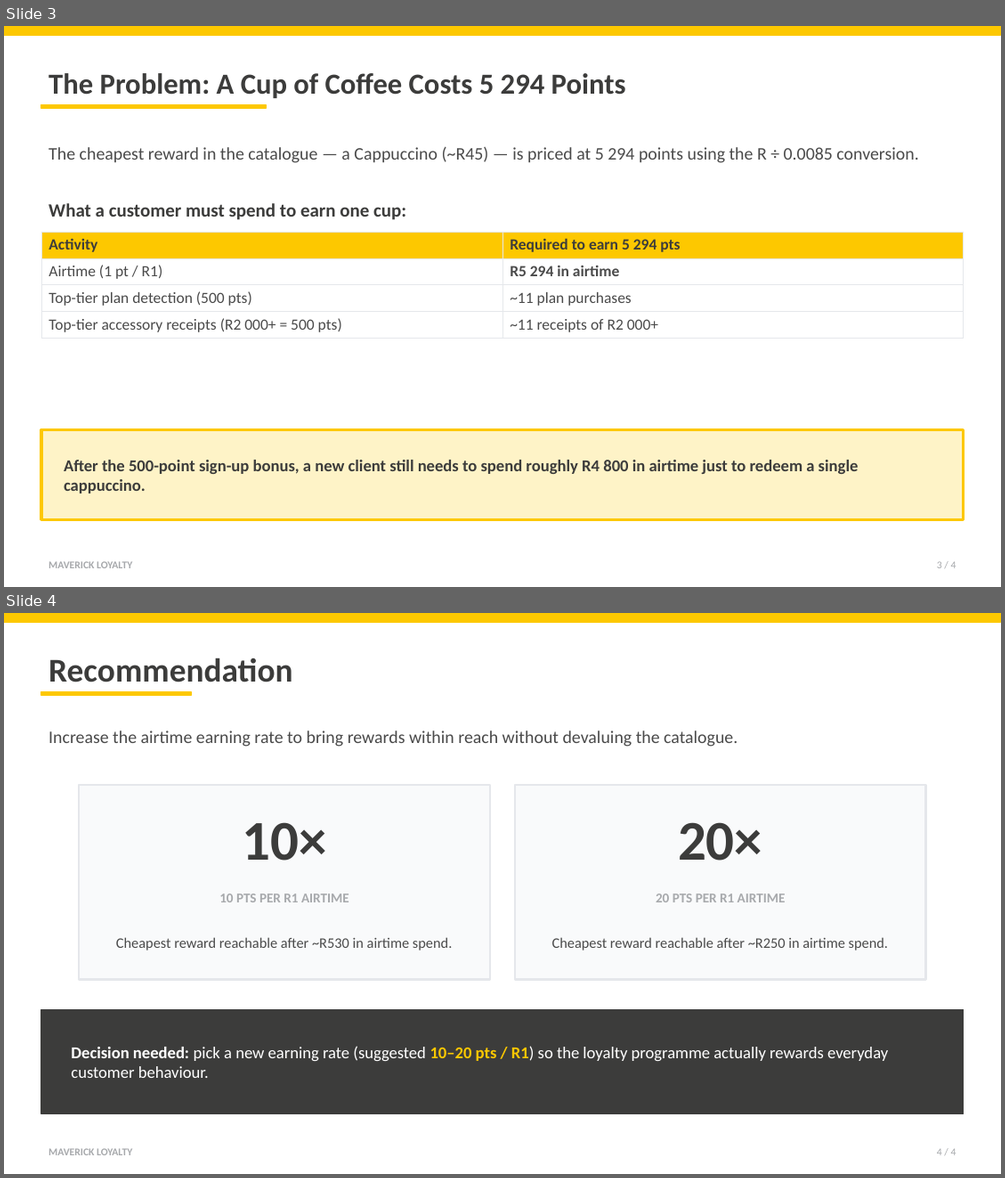
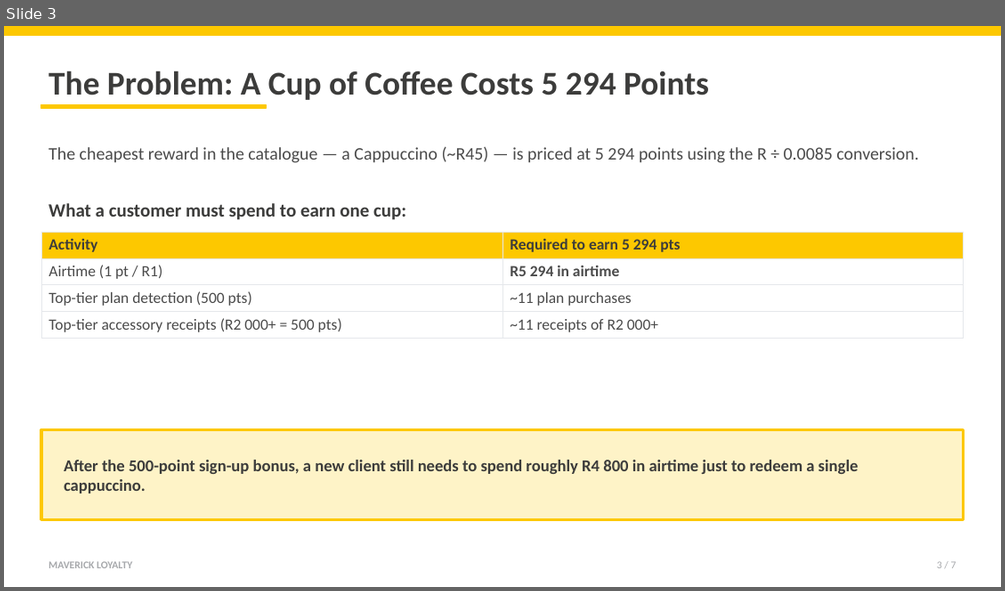
Before and after one commit to lv8777-maker/StockSense, a slide deck: presentations/point-allocation-discussion.pptx. Shown one above the other, each under a label of ours: slides 3 and 4 before the commit, slide 3 after it. The pictures are 1005x1178 and 1005x591 pixels, drawn with LibreOffice and Linux fonts; fonts in the diff are those of the drawing. Boxes give left, top, right and bottom in pixels: in the first picture for what was removed or moved away, otherwise in the second. Text is boxed around its words. In the diff, an @@ line names an element or a change of style, - is before the commit and + after.

```diff
--- a/presentations/point-allocation-discussion.pptx
+++ b/presentations/point-allocation-discussion.pptx
@@ slide 4 removed at (4,613,1001,1174), background #FFFFFF @@
@@ rectangle removed at (4,613,1001,622) @@
@@ text removed at (48,658,292,682) @@
-Recommendation
@@ rectangle removed at (41,691,191,695) @@
@@ text removed at (48,730,737,747) @@
-Increase the airtime earning rate to bring rewards within reach without devaluing the catalogue.
@@ rectangle removed at (79,785,490,980) @@
@@ rectangle removed at (515,785,926,980) @@
@@ text removed at (242,822,326,860) @@
-10×
@@ text removed at (678,822,762,860) @@
-20×
@@ text removed at (219,893,349,902) @@
-10 PTS PER R1 AIRTIME
@@ text removed at (655,893,785,902) @@
-20 PTS PER R1 AIRTIME
@@ text removed at (116,937,452,950) @@
-Cheapest reward reachable after ~R530 in airtime spend.
@@ text removed at (552,937,888,950) @@
-Cheapest reward reachable after ~R250 in airtime spend.
@@ rectangle removed at (41,1009,963,1114) @@
@@ text removed at (71,1046,888,1078) @@
-Decision needed: pick a new earning rate (suggested 10–20 pts / R1) so the loyalty programme actually rewards everyday customer behaviour.
@@ text removed at (48,1148,132,1155) @@
-MAVERICK LOYALTY
@@ text removed at (937,1148,956,1155) @@
-4 / 4
@@ slide 3 changed as well @@
@@ text "The Problem: A Cup of ..." at (48,71,709,100): size 28 to 32 pt @@
@@ text at (937,561,956,568): text changed @@
-3 / 4
+3 / 7
```
Also in this commit, not shown: 2 other slides changed, 4 slides added, 1 other file.
